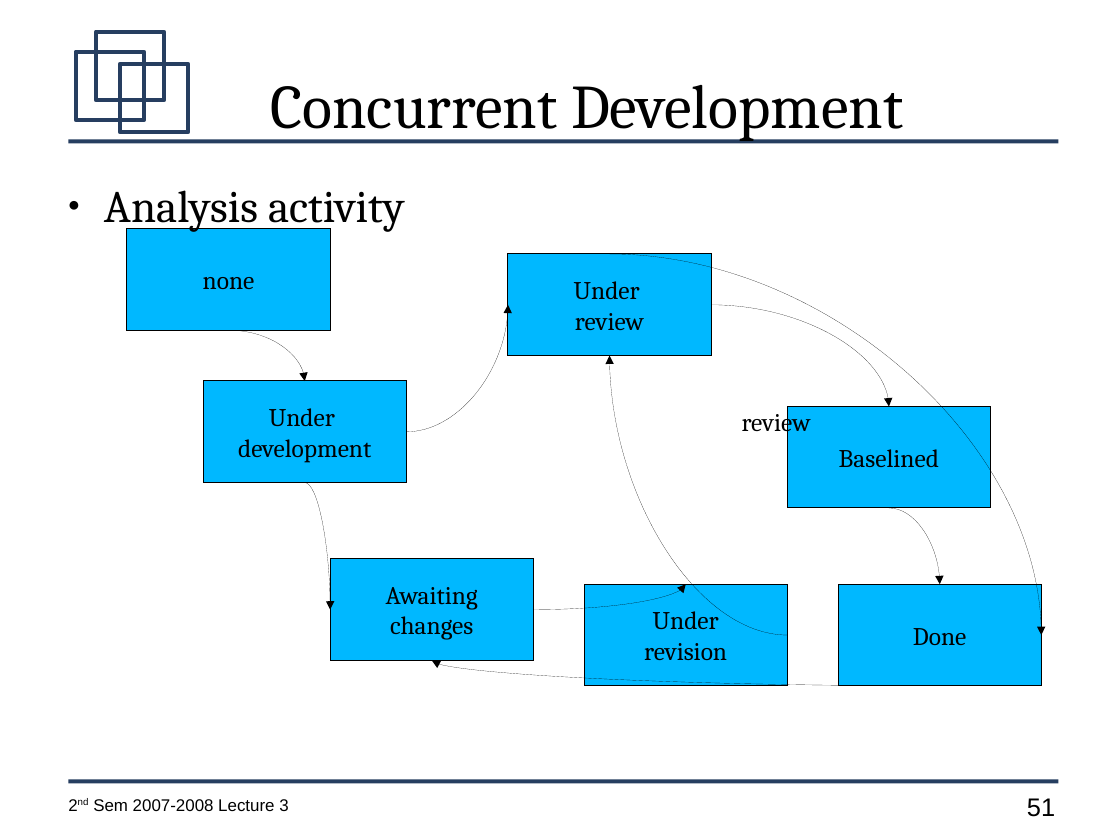
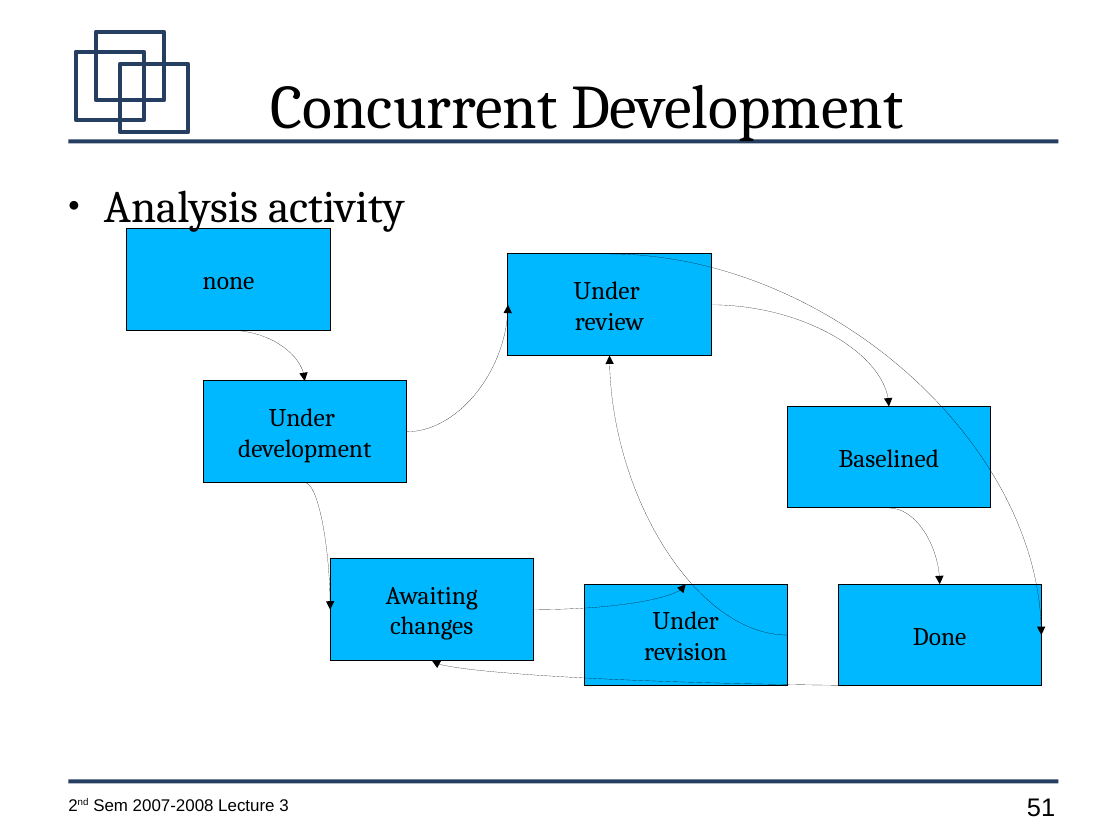
Before and after one commit to jachermocilla/jach-homepage, a slide deck: slide 51 of CMSC128-2nd-Sem-2007-L3.odp. Drawn at 1120x840 pixels with LibreOffice and Linux fonts; fonts in the diff are those of the drawing. Boxes give left, top, right and bottom in pixels: in the first picture for what was removed or moved away, otherwise in the second. Text is boxed around its words. In the diff, an @@ line names an element or a change of style, - is before the commit and + after.

```diff
--- a/CMSC128-2nd-Sem-2007-L3.odp
+++ b/CMSC128-2nd-Sem-2007-L3.odp
@@ text removed at (742, 408, 811, 437) @@
-review
```
Also in this commit, not shown: 1 other slide changed, 1 other file.
